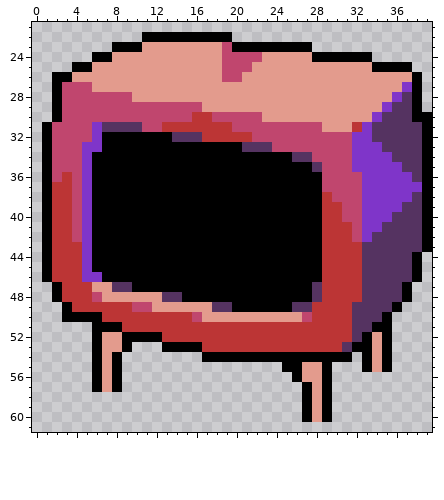
Two states of a pixel-art sprite, tv.png. Above: the version before the commit.
The file is 40x62 pixels. Shown: x 0..39, y 21..61.
Once edited:
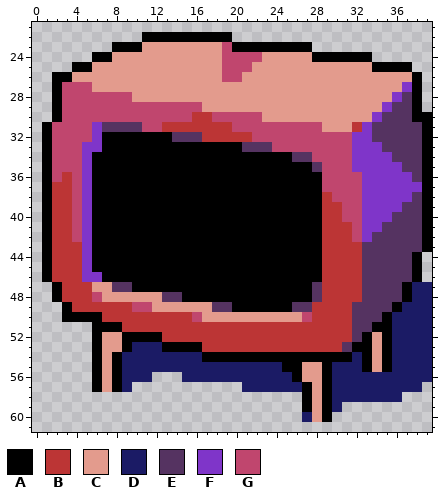
Palette (. is transparent): A #000000  B #bc3535  C #e39b8d  D #1b1b65  E #553361  F #7f35c9  G #c0466e
Diff:
y 47..48: x 38..39 .. -> DD
y 49: x 37..39 ... -> DDD
y 50..52: x 36..39 .... -> DDDD
y 53: x 10..12 ... -> DDD; x 36..39 .... -> DDDD
y 54: x 9..16 ........ -> DDDDDDDD; x 32 . -> D; x 36..39 .... -> DDDD
y 55: x 9..24 ................ -> DDDDDDDDDDDDDDDD; x 30..32 ... -> DDD; x 36..39 .... -> DDDD
y 56: x 9..11 ... -> DDD; x 15..25 ........... -> DDDDDDDDDDD; x 30..39 .......... -> DDDDDDDDDD
y 57: x 9 . -> D; x 21..26 ...... -> DDDDDD; x 30..38 ......... -> DDDDDDDDD
y 58: x 30..36 ....... -> DDDDDDD
y 59: x 30 . -> D
y 60: x 27 A -> D
Pixel boxes of the changes (left, top, right, bottom) in both pictures:
changed: (122, 282, 432, 422)
